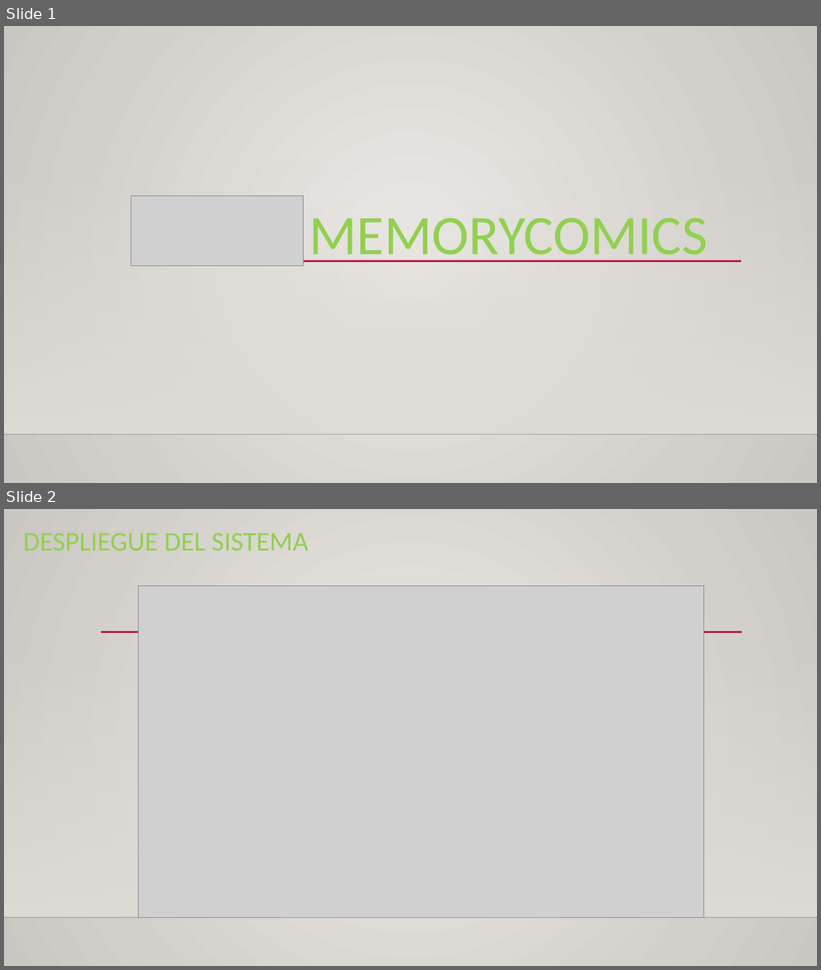
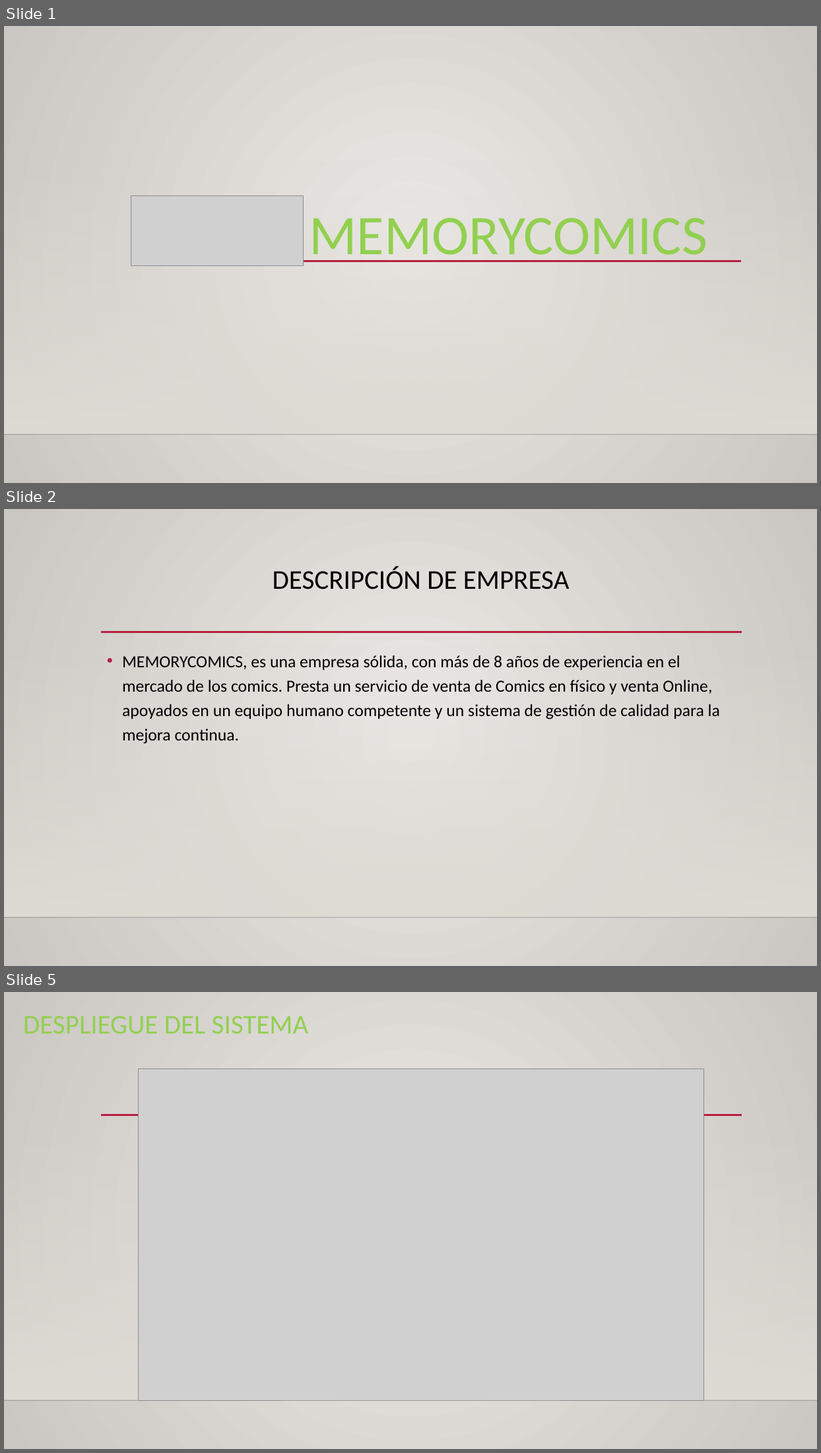
Before and after one commit to sigiandre/ComicSoluction, a slide deck: MEMORYCOMICS.pptx. Shown one above the other, each under a label of ours: slides 1 and 2 before the commit, slides 1, 2 and 5 after it; the slides between them are not shown. The pictures are 821x970 and 821x1453 pixels, drawn with LibreOffice and Linux fonts; fonts in the diff are those of the drawing; grey boxes stand for pictures; background and template pictures are left out. Boxes give left, top, right and bottom in pixels: in the first picture for what was removed or moved away, otherwise in the second. Text is boxed around its words. In the diff, an @@ line names an element or a change of style, - is before the commit and + after.

Commit message:
version comic 4

```diff
--- a/MEMORYCOMICS.pptx
+++ b/MEMORYCOMICS.pptx
@@ slide 2 added at <box>4,509,817,966</box>, background gradient #ECEAE7 to #CAC7C1; not listed: 3 template elements that a slide beside it also shows @@
@@ title added at <box>273,566,570,590</box>, 32 pt, text #000000 @@
+DESCRIPCIÓN DE EMPRESA
@@ text added at <box>122,656,720,744</box>, 20 pt, text #000000 @@
+• MEMORYCOMICS, es una empresa sólida, con más de 8 años de experiencia en el mercado de los comics. Presta un servicio de venta de Comics en físico y venta Online, apoyados en un equipo humano competente y un sistema de gestión de calidad para la mejora continua.
@@ what was slide 2 is now slide 5 @@
```
Also in this commit, not shown: 2 other slides added.
